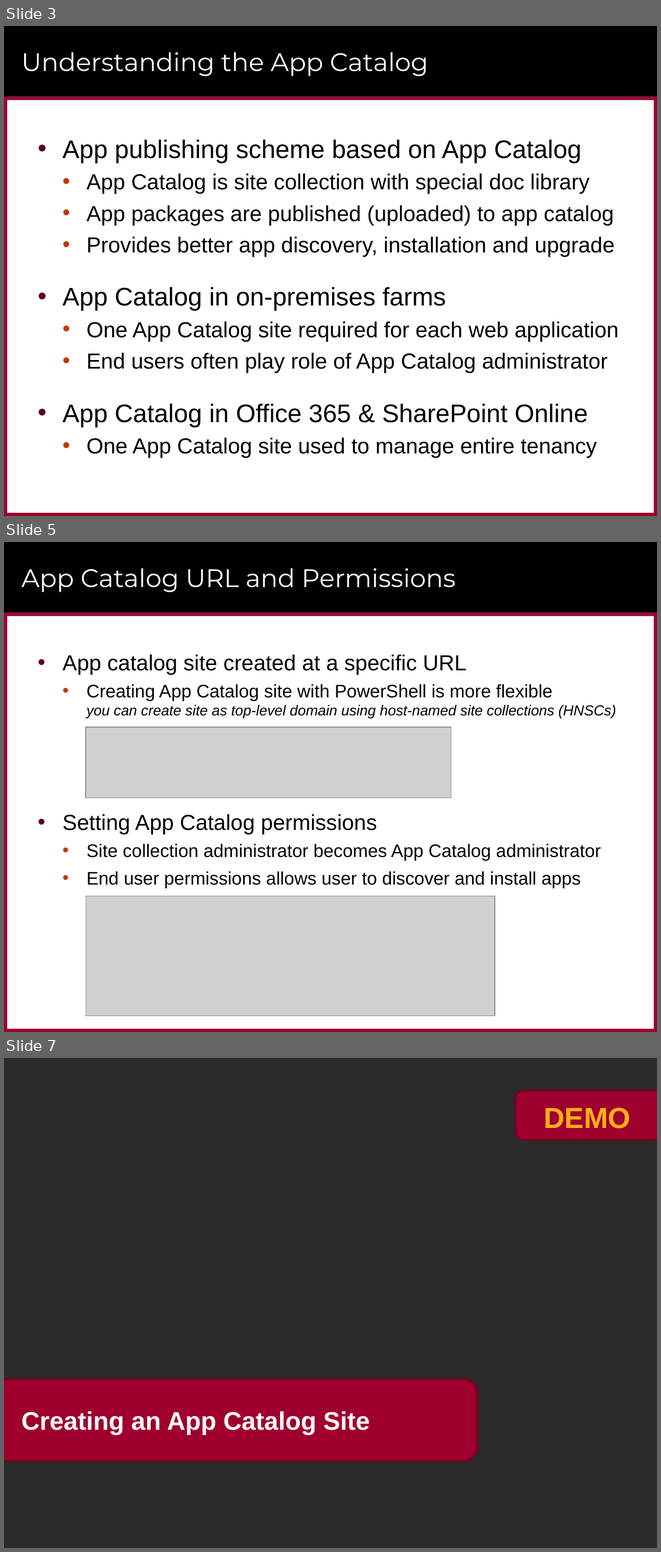
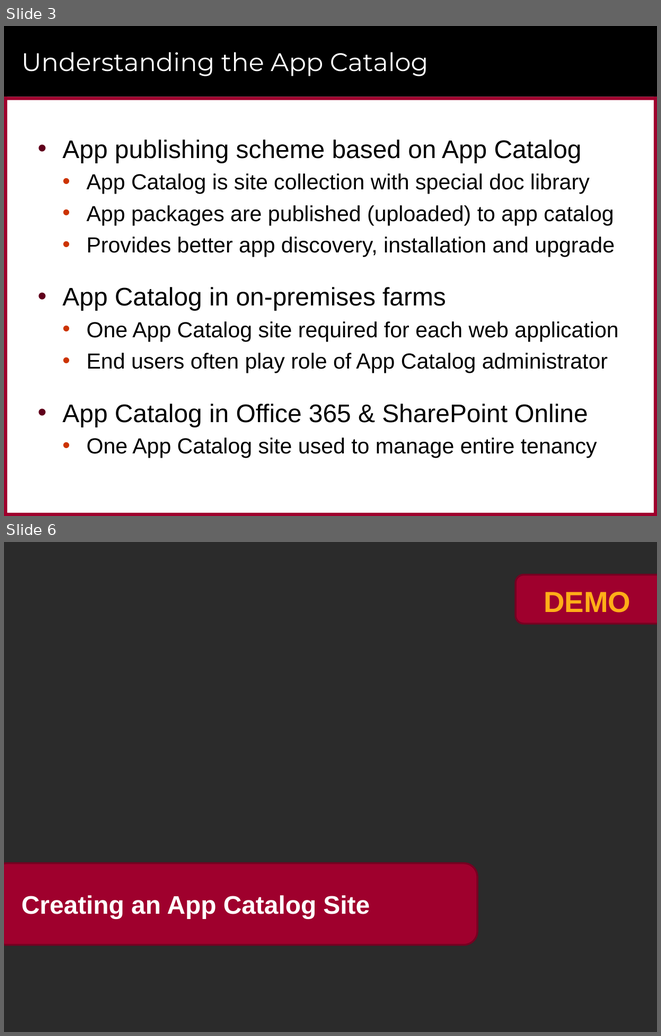
Before and after one commit to CriticalPathTraining/MSD365_Courseware, a slide deck: 06 PackagingAndDeployment.pptx. Shown one above the other, each under a label of ours: slides 3, 5 and 7 before the commit, slides 3 and 6 after it; the slides between them are not shown. The pictures are 661x1552 and 661x1036 pixels, drawn with LibreOffice and Linux fonts; fonts in the diff are those of the drawing; grey boxes stand for pictures; background and template pictures are left out; a plain dark background stands for a picture behind light text. Boxes give left, top, right and bottom in pixels: in the first picture for what was removed or moved away, otherwise in the second. Text is boxed around its words. In the diff, an @@ line names an element or a change of style, - is before the commit and + after.

```diff
--- a/06 PackagingAndDeployment.pptx
+++ b/06 PackagingAndDeployment.pptx
@@ slide 5 removed at bbox=[4, 542, 657, 1032], background #FFFFFF; not listed: 6 template elements that a slide beside it also shows @@
@@ title removed at bbox=[21, 568, 456, 592] @@
-App Catalog URL and Permissions
@@ text removed at bbox=[62, 654, 616, 888] @@
-• App catalog site created at a specific URL
-  • Creating App Catalog site with PowerShell is more flexible
-    you can create site as top-level domain using host-named site collections (HNSCs)
-• Setting App Catalog permissions
-  • Site collection administrator becomes App Catalog administrator
-  • End user permissions allows user to discover and install apps
@@ picture removed at bbox=[86, 727, 451, 797] @@
@@ picture removed at bbox=[86, 896, 494, 1015] @@
@@ what was slide 7 is now slide 6 @@
```
Also in this commit, not shown: 10 slides changed, 2 slides added, 9 other slides removed, 11 other files.
